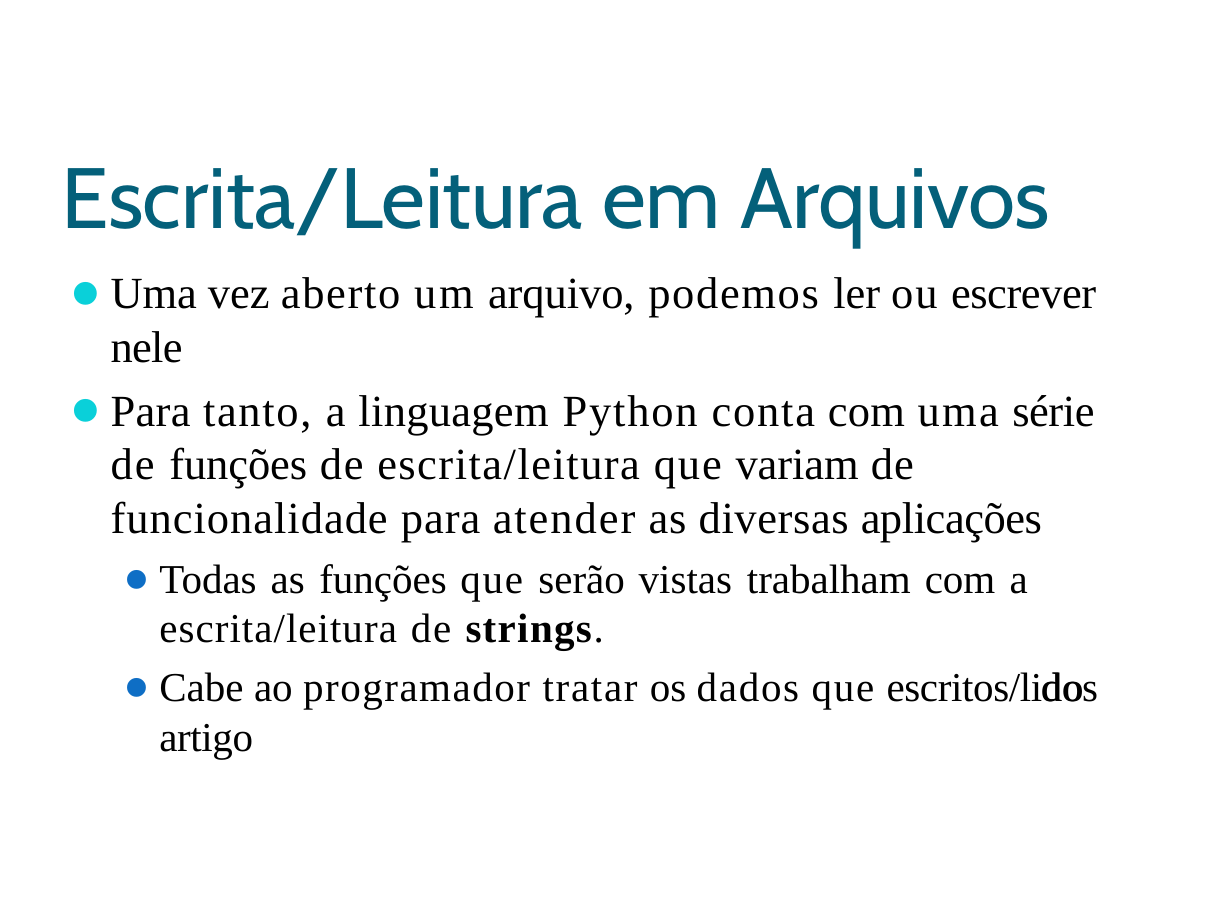
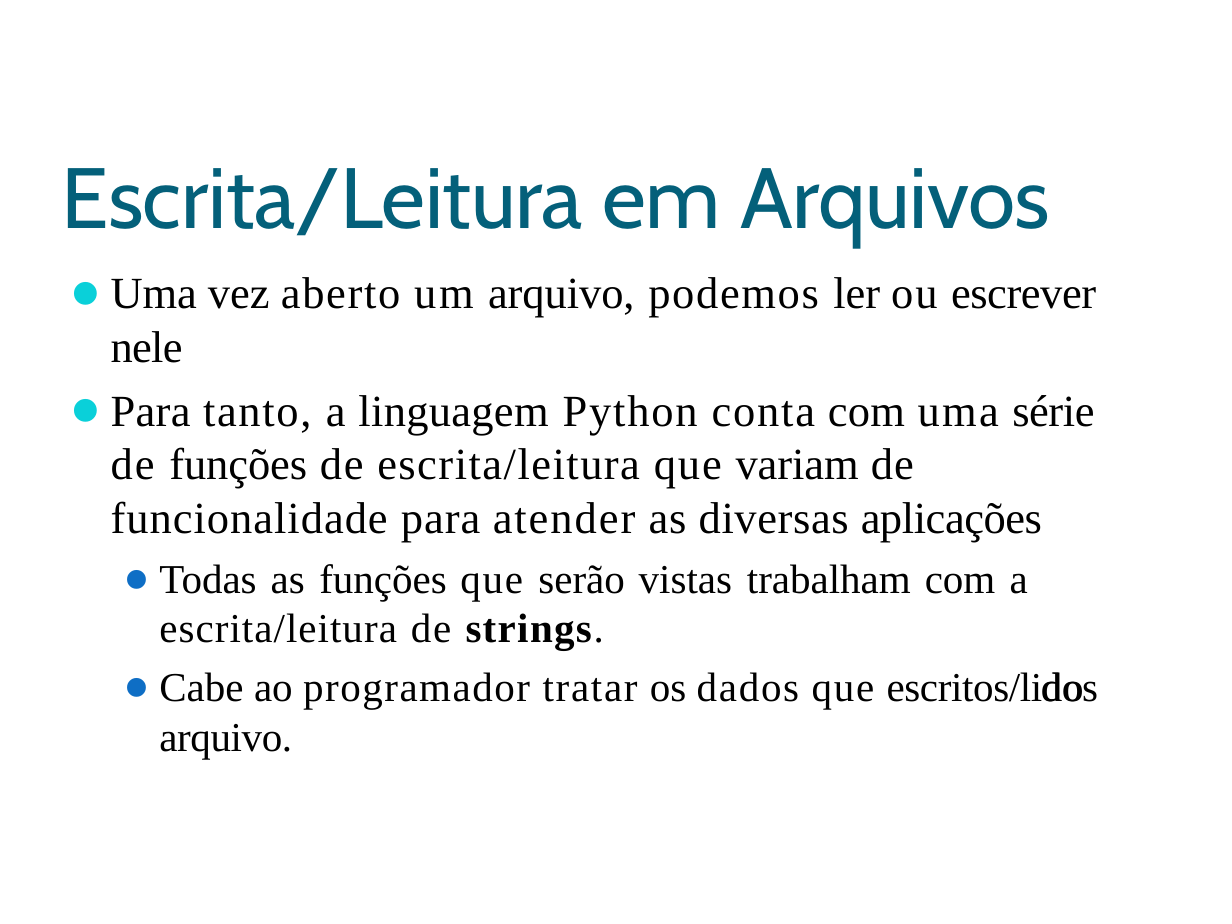
Before and after one commit to eduardocunha11/firstblog, a slide deck: slide 18 of aulas/poo/backes/AulaPython09-Arquivos.pptx. Drawn at 1232x924 pixels with LibreOffice and Linux fonts; fonts in the diff are those of the drawing; background and template pictures are left out. Boxes give left, top, right and bottom in pixels: in the first picture for what was removed or moved away, otherwise in the second. Text is boxed around its words. In the diff, an @@ line names an element or a change of style, - is before the commit and + after.

Commit message:
Links das provas de Python e correcão em palavra no slide de Arquivos

```diff
--- a/aulas/poo/backes/AulaPython09-Arquivos.pptx
+++ b/aulas/poo/backes/AulaPython09-Arquivos.pptx
@@ text at <box>159,672,1098,759</box>: text changed @@
-  ⚫ Cabe ao programador tratar os dados que escritos/lidos do artigo
+  ⚫ Cabe ao programador tratar os dados que escritos/lidos do arquivo.
```
Also in this commit, not shown: 1 other file.
